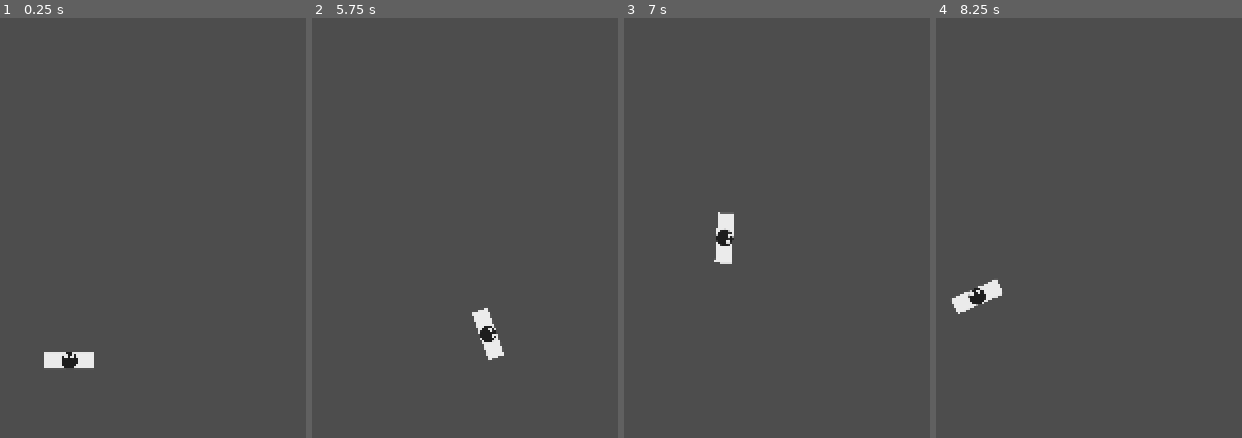
Above: before the commit, frames 1-4 (left to right).
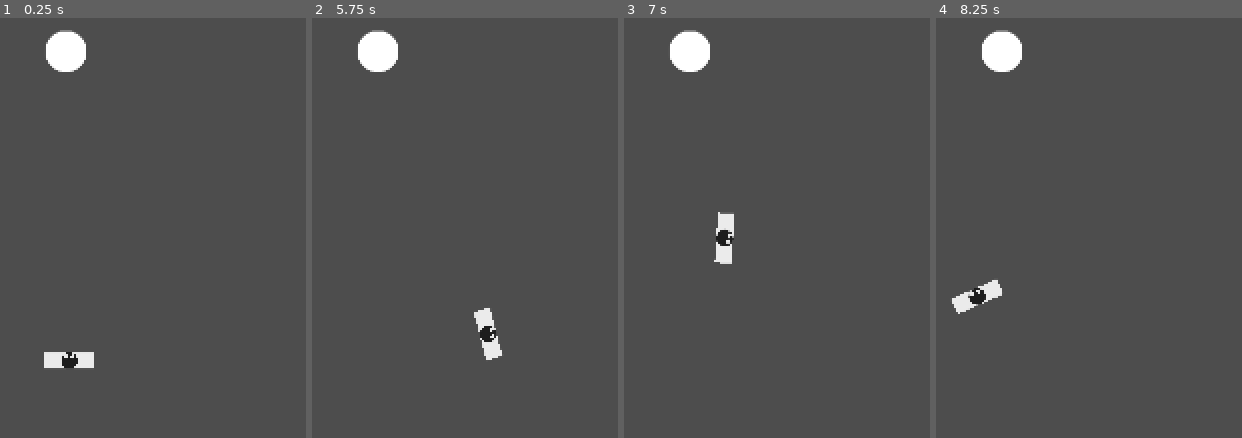
Above: after the commit, the same moments.

Repository: JennieAurellia/One-More-Day
Game: Godot game, scene res://src/scene/game_scene.tscn
Same seed, same stepped clock (60 frames per second), same inputs: the game is played once before the commit and once after it. The project has no main scene, so this scene is started directly.
Inputs (mouse positions are in pixels of both pictures, inside the frame that each line leads up to):
- Up to frame 1 (0.25 s): no input
- Up to frame 2 (5.75 s): tap Enter at 0.5 s; move the mouse to (outside the picture) at 0.52 s; click (outside the picture) at 0.67 s; move the mouse to (outside the picture) at 1.27 s; click (outside the picture) at 1.42 s; move the mouse to (569, 135) at 2.02 s; click (569, 135) at 2.17 s; move the mouse to (outside the picture) at 2.77 s; click (outside the picture) at 2.92 s; move the mouse to (outside the picture) at 3.52 s; click (outside the picture) at 3.67 s; move the mouse to (outside the picture) at 4.27 s; click (outside the picture) at 4.42 s; move the mouse to (489, 333) at 5.02 s; click (489, 333) at 5.17 s
- Up to frame 3 (7 s): tap Space at 5.75 s; move the mouse to (outside the picture) at 5.77 s; click (outside the picture) at 5.92 s; move the mouse to (outside the picture) at 6.52 s; click (outside the picture) at 6.67 s
- Up to frame 4 (8.25 s): tap Enter at 7.25 s; move the mouse to (outside the picture) at 7.27 s; click (outside the picture) at 7.42 s; move the mouse to (1193, 135) at 8.02 s; click (1193, 135) at 8.17 s

The runs differ from the first frame. In frame 1, 1.1% of the frame differs, in the area x 15-29%, y 2-13%; in frame 2, 1.2%, in the area x 15-63%, y 2-82%; in frame 3, 1.1%; in frame 4, 1.1%.

Commit message:
Added interaction system

Diff:
--- /dev/null
+++ b/src/common/component/interactable_component.gd
@@ -0,0 +1,39 @@
+extends Node
+class_name InteractableComponent
+
+signal interactable_hovered
+signal interactable_unhovered
+signal interactable_interacted
+
+@export_subgroup("References")
+@export var interact_control : Control
+
+static var current_hovered_interactable : InteractableComponent
+
+# ==================================================================================================
+#                Virtual methods
+# ==================================================================================================
+func _ready() -> void:
+	# Assertion check
+	assert(interact_control, "interact_control is missing")
+	# Connect signals
+	interact_control.mouse_entered.connect(_on_mouse_entered)
+	interact_control.mouse_exited.connect(_on_mouse_exited)
+
+# ==================================================================================================
+#                Interactable methods
+# ==================================================================================================
+func interact(): interactable_interacted.emit()
+
+func get_position()->Vector2: return get_parent().global_position
+
+# ==================================================================================================
+#                Signal listener methods
+# ==================================================================================================
+func _on_mouse_entered():
+	current_hovered_interactable = self
+	interactable_hovered.emit()
+
+func _on_mouse_exited():
+	current_hovered_interactable = null
+	interactable_unhovered.emit()
--- /dev/null
+++ b/src/game_object/interactable/test_interact/test_interact.gd
@@ -0,0 +1,32 @@
+extends Node2D
+class_name TestInteract
+
+@export_subgroup("References")
+@export var interactable_component : InteractableComponent
+@export var sprite : Sprite2D
+
+@export_subgroup("Interact Settings")
+@export var normal_color : Color = Color.WHITE
+@export var hover_color : Color = Color.YELLOW
+@export var interact_message : String = "Object interacted"
+
+# ==================================================================================================
+#                Virtual methods
+# ==================================================================================================
+func _ready() -> void:
+	# Assertion check
+	assert(interactable_component, "interactable_component is missing")
+	assert(sprite, "sprite is missing")
+	# Connect signals
+	interactable_component.interactable_hovered.connect(_on_interactable_hovered)
+	interactable_component.interactable_unhovered.connect(_on_interactable_unhovered)
+	interactable_component.interactable_interacted.connect(_on_interactable_interacted)
+
+# ==================================================================================================
+#                Signal listener methods
+# ==================================================================================================
+func _on_interactable_hovered(): sprite.modulate = hover_color
+
+func _on_interactable_unhovered(): sprite.modulate = normal_color
+
+func _on_interactable_interacted(): print(interact_message)
--- /dev/null
+++ b/src/game_object/interactable/test_interact/test_interact.tscn
@@ -0,0 +1,28 @@
+[gd_scene format=3 uid="uid://svy8xo3vfidm"]
+
+[ext_resource type="Script" uid="uid://c6mt8q0xwo4u7" path="res://src/game_object/interactable/test_interact/test_interact.gd" id="1_vo3ts"]
+[ext_resource type="Script" uid="uid://5xtjibybpdw1" path="res://src/common/component/interactable_component.gd" id="2_23yk8"]
+[ext_resource type="Texture2D" uid="uid://dh7xj2l2elkgo" path="res://assets/basic_sprite/Circle.png" id="3_40gj5"]
+
+[node name="TestInteract" type="Node2D" unique_id=1906740693 node_paths=PackedStringArray("interactable_component", "sprite")]
+script = ExtResource("1_vo3ts")
+interactable_component = NodePath("InteractableComponent")
+sprite = NodePath("Sprite")
+
+[node name="InteractableComponent" type="Node" parent="." unique_id=1696370411 node_paths=PackedStringArray("interact_control")]
+script = ExtResource("2_23yk8")
+interact_control = NodePath("../InteractControl")
+metadata/_custom_type_script = "uid://5xtjibybpdw1"
+
+[node name="Sprite" type="Sprite2D" parent="." unique_id=1398099446]
+scale = Vector2(0.5, 0.5)
+texture = ExtResource("3_40gj5")
+
+[node name="InteractControl" type="Control" parent="." unique_id=990539789]
+layout_mode = 3
+anchors_preset = 0
+offset_left = -25.0
+offset_top = -25.0
+offset_right = 25.0
+offset_bottom = 25.0
+mouse_filter = 1
--- a/player.gd
+++ b/src/game_object/player/player.gd
@@ -12,7 +12,14 @@
 ## Higher = snappier turning. Set to 0 for instant rotation.
 @export var rotation_speed : float = 10.0
 
-var target_position : Vector2
+@export_subgroup("Interaction Settings")
+## How close the player needs to be to the interactable before it triggers.
+@export var interact_distance : float = 40.0
+
+var _target_position : Vector2
+var _target_rotation : float = 0.0
+var _is_about_to_interact : bool = false
+var _pending_interactable : InteractableComponent = null
 
 # ==================================================================================================
 #                Virtual methods
@@ -21,17 +28,18 @@
 	# Connect signals
 	if nav_agent: nav_agent.velocity_computed.connect(_on_velocity_computed)
 	# Initialize
-	target_position = global_position
+	_target_position = global_position
+	_target_rotation = rotation
 
 func _physics_process(delta: float) -> void:
 	_do_movement(delta)
 	_do_rotation(delta)
+	_check_pending_interaction()
 
 func _unhandled_input(event: InputEvent) -> void:
 	if event is InputEventMouseButton:
 		if event.pressed and event.button_index == MOUSE_BUTTON_LEFT:
-			if nav_agent: nav_agent.target_position = get_global_mouse_position()
-			else: target_position = get_global_mouse_position()
+			_left_mouse_interaction()
 
 # ==================================================================================================
 #                Player methods
@@ -46,18 +54,43 @@
 		nav_agent.set_velocity(new_velocity)
 	# Do movement without nav agent
 	else:
-		if global_position.distance_to(target_position) > arrival_distance:
-			var direction : Vector2 = (target_position - global_position).normalized()
+		if global_position.distance_to(_target_position) > arrival_distance:
+			var direction : Vector2 = (_target_position - global_position).normalized()
 			velocity = direction * speed
 		else: velocity = Vector2.ZERO
 		move_and_slide()
 
 func _do_rotation(delta:float):
-	# Rotate towards velocity
-	if velocity.length_squared() < 1.0: return
-	var target_angle : float = velocity.angle()
-	if rotation_speed <= 0.0: rotation = target_angle
-	else: rotation = lerp_angle(rotation, target_angle, rotation_speed * delta)
+	# Update target rotation only while actually moving
+	if velocity.length_squared() > 1.0: _target_rotation = velocity.angle()
+	# Always interpolate towards the target rotation, even after stopping
+	if rotation_speed <= 0.0: rotation = _target_rotation
+	else: rotation = lerp_angle(rotation, _target_rotation, rotation_speed * delta)
+
+func _check_pending_interaction() -> void:
+	if _pending_interactable == null: return
+	if not is_instance_valid(_pending_interactable):
+		_pending_interactable = null
+		return
+	if global_position.distance_to(_pending_interactable.get_position()) <= interact_distance:
+		_pending_interactable.interact()
+		_pending_interactable = null
+		_move_to(global_position) # Stop the player right where they arrived
+
+func _left_mouse_interaction():
+	var hovered : InteractableComponent = InteractableComponent.current_hovered_interactable
+	if hovered:
+		# Walk to the interactable first, interact once close enough
+		_pending_interactable = hovered
+		_move_to(hovered.get_position())
+	else:
+		# Regular point-and-click movement, cancel any pending interaction
+		_pending_interactable = null
+		_move_to(get_global_mouse_position())
+
+func _move_to(new_position:Vector2):
+	if nav_agent: nav_agent.target_position = new_position
+	else: _target_position = new_position
 
 # ==================================================================================================
 #                Signal listener methods
--- a/player.tscn
+++ b/src/game_object/player/player.tscn
@@ -1,6 +1,6 @@
 [gd_scene format=3 uid="uid://b8uk1p3wu3wvw"]
 
-[ext_resource type="Script" uid="uid://b0lrowxldv2v8" path="res://player.gd" id="1_4flbx"]
+[ext_resource type="Script" uid="uid://b0lrowxldv2v8" path="res://src/game_object/player/player.gd" id="1_4flbx"]
 [ext_resource type="Texture2D" uid="uid://7lu6px3xwpye" path="res://assets/basic_sprite/Square.png" id="2_onrkg"]
 [ext_resource type="Texture2D" uid="uid://dh7xj2l2elkgo" path="res://assets/basic_sprite/Circle.png" id="3_i3pqv"]
 
--- a/src/scene/game_scene.tscn
+++ b/src/scene/game_scene.tscn
@@ -1,9 +1,13 @@
 [gd_scene format=3 uid="uid://3300sevwt3cl"]
 
-[ext_resource type="PackedScene" uid="uid://b8uk1p3wu3wvw" path="res://player.tscn" id="1_5t8dn"]
+[ext_resource type="PackedScene" uid="uid://b8uk1p3wu3wvw" path="res://src/game_object/player/player.tscn" id="1_5t8dn"]
+[ext_resource type="PackedScene" uid="uid://svy8xo3vfidm" path="res://src/game_object/interactable/test_interact/test_interact.tscn" id="2_jrgi4"]
 
 [node name="GameScene" type="Node2D" unique_id=14823134]
 
 [node name="Player" parent="." unique_id=1477572895 instance=ExtResource("1_5t8dn")]
 position = Vector2(928, 572)
 rotation = -1.5707964
+
+[node name="TestInteract" parent="." unique_id=1906740693 instance=ExtResource("2_jrgi4")]
+position = Vector2(924, 201)
Not shown, added: src/common/component/interactable_component.gd.uid
Not shown, added: src/game_object/interactable/test_interact/test_interact.gd.uid
Renamed: player.gd.uid -> src/game_object/player/player.gd.uid
